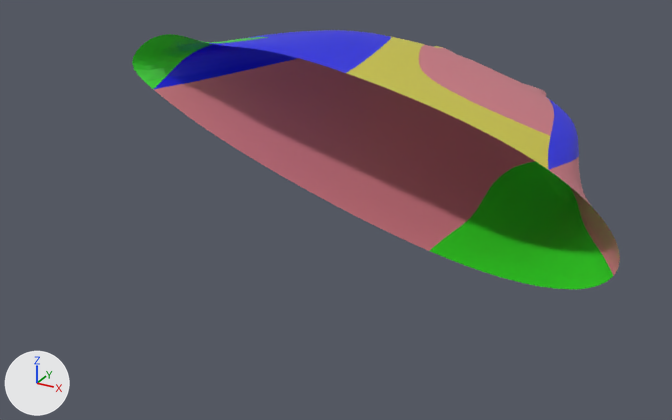
The COLLADA model collada/raceCourse1.dae: old version first, new version second.
Both versions are drawn from a camera (50 mm lens) standing at (2.06, -3.63, 2.45) and looking at (0.15, -0.15, 0.71). Lighting does not change. The marker at lower left points along +X, +Y and +Z. Where no turn or scale is listed for an object, it has been applied to the vertices.
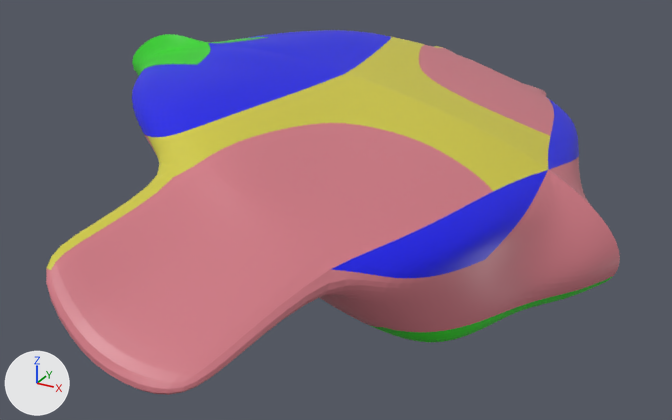
What changed in the scene script:
```text
Change me_cube_001:
    used by ob_cube; location = (-0.159, -0.03, 0.58)
    remove me_cube_001.from_pydata(...)  # 3377 vertices, 6656 faces; spans x -0.95..1.59, y 0.0..1.81, z -0.08..0.82
    add me_cube_001.from_pydata(...)  # 6658 vertices, 13312 faces; spans x -0.95..1.59, y -1.81..1.81, z -0.08..0.82
    me_cube_001 part 1: 3281 vertices added at x -0.91..1.57, y -1.81..-0.01, z -0.08..0.81
```

Location of each change, [x1, y1, x2, y2] in pixels of the pictures (672 x 420 px):
'Cube', reshaped (18% wider, 41% taller)
    before: [132, 30, 620, 289]
    after: [46, 30, 620, 395]
part 1 of me_cube_001, added (pink)
    after: [46, 34, 620, 395]
